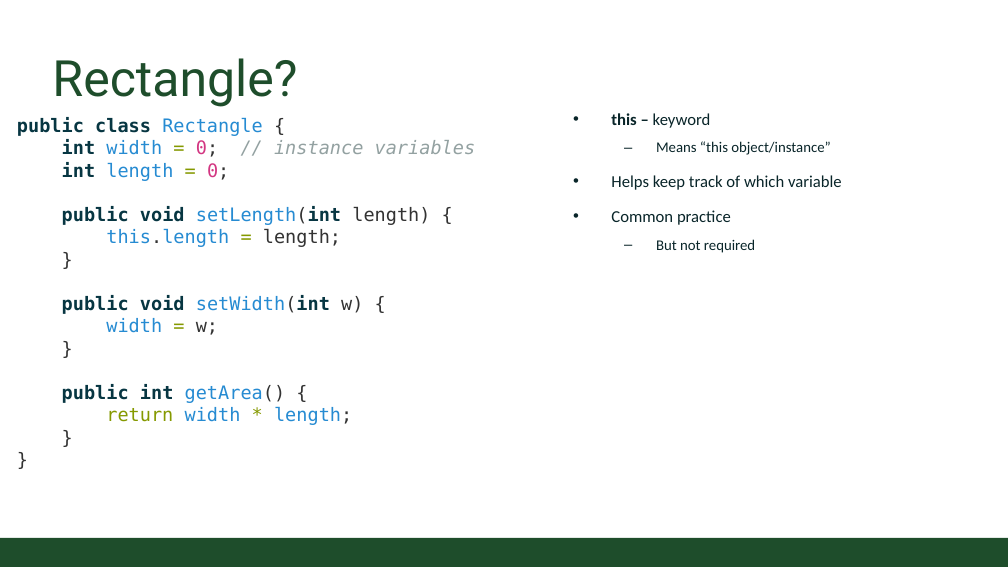
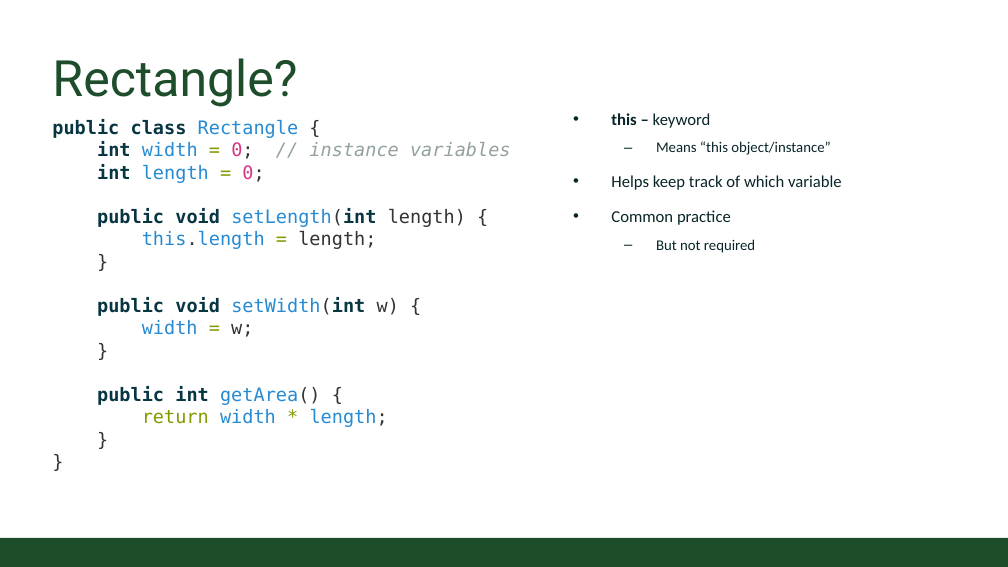
Before and after one commit to CSU-CompSci-CS163-4/Handouts, a slide deck: slide 4 of slides/Online/2020/03a - ObjectsMethods.pptx (slide 5 before the commit). Drawn at 1008x567 pixels with LibreOffice and Linux fonts; fonts in the diff are those of the drawing; background and template pictures are left out. Boxes give left, top, right and bottom in pixels: in the first picture for what was removed or moved away, otherwise in the second. Text is boxed around its words. In the diff, an @@ line names an element or a change of style, - is before the commit and + after.

Commit message:
update with minor fixes

```diff
--- a/slides/Online/2020/03a - ObjectsMethods.pptx
+++ b/slides/Online/2020/03a - ObjectsMethods.pptx
@@ text "public class Rectangle {": place and size @@
-text "public class Rectangle {" at box(17, 117, 476, 425)
+text "public class Rectangle {" at box(52, 119, 511, 427)
```
Also in this commit, not shown: 1 slide removed.
